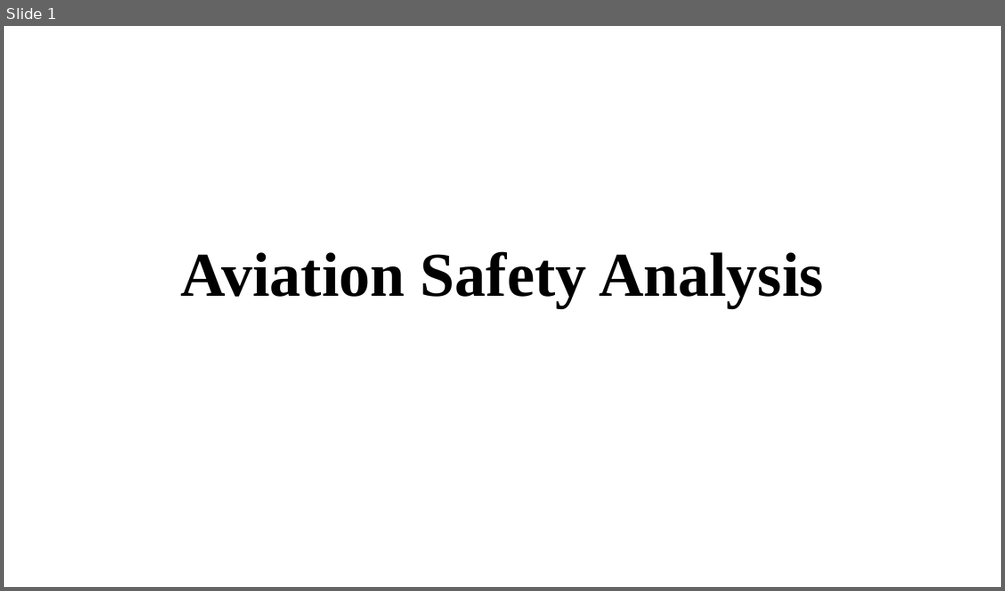
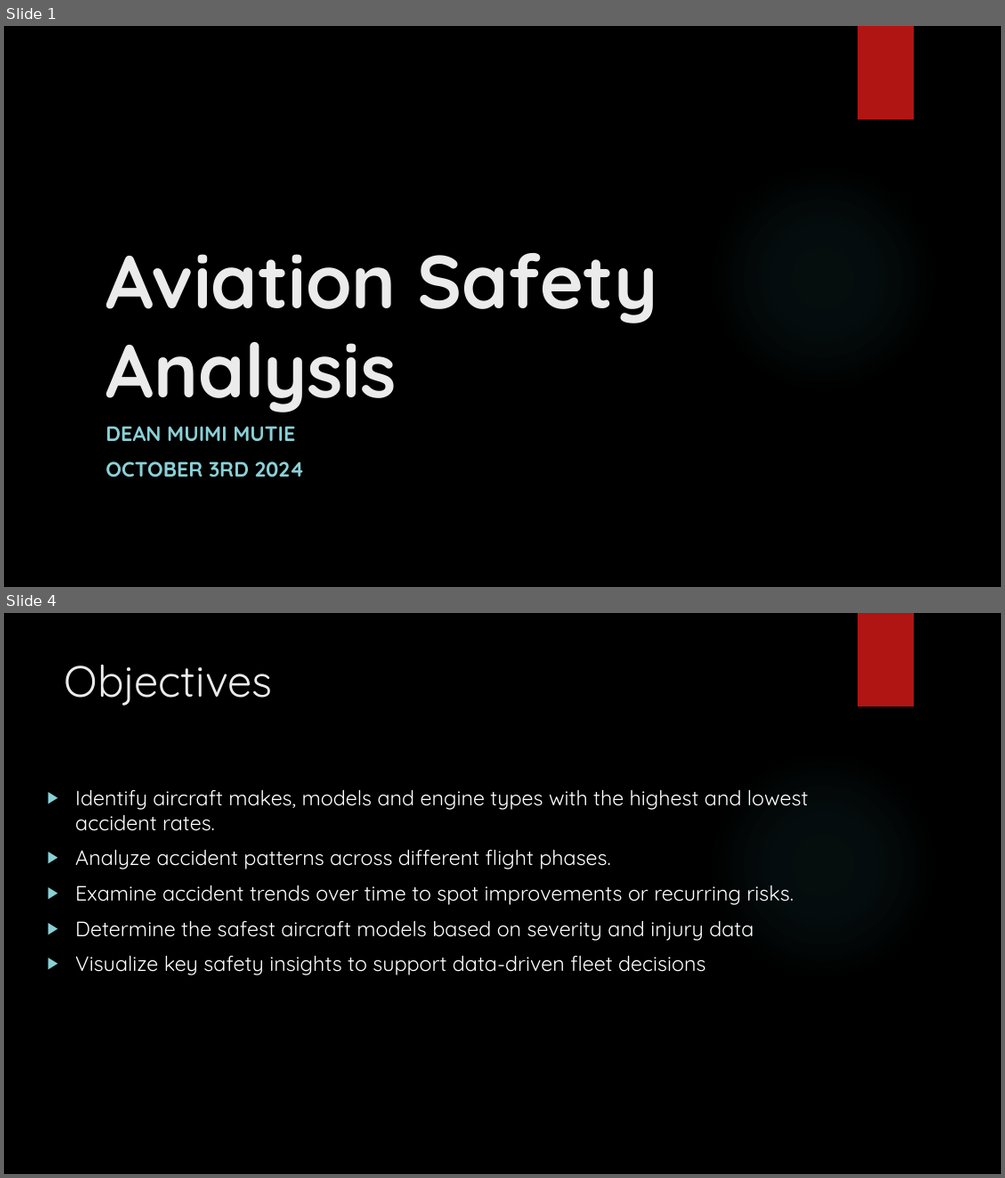
Before and after one commit to muimidean/aviation_safety_analysis, a slide deck: Aviation_Safety_Analysis_Presentation.pptx. Shown one above the other, each under a label of ours: slide 1 before the commit, slides 1 and 4 after it; the slides between them are not shown. The pictures are 1005x591 and 1005x1178 pixels, drawn with LibreOffice and Linux fonts; fonts in the diff are those of the drawing; background and template pictures are left out. Boxes give left, top, right and bottom in pixels: in the first picture for what was removed or moved away, otherwise in the second. Text is boxed around its words. In the diff, an @@ line names an element or a change of style, - is before the commit and + after.

```diff
--- a/Aviation_Safety_Analysis_Presentation.pptx
+++ b/Aviation_Safety_Analysis_Presentation.pptx
@@ slide 4 added at (4,613,1001,1174), background picture (left out); not listed: 2 template elements that a slide beside it also shows @@
@@ title added at (65,665,273,706), 42 pt, text #EBEBEB @@
+Objectives
@@ text added at (75,789,808,975), 20 pt, text #FFFFFF @@
+▶ Identify aircraft makes, models and engine types with the highest and lowest accident rates.
+▶ Analyze accident patterns across different flight phases.
+▶ Examine accident trends over time to spot improvements or recurring risks.
+▶ Determine the safest aircraft models based on severity and injury data
+▶ Visualize key safety insights to support data-driven fleet decisions
@@ slide 1 changed as well @@
@@ background #FFFFFF to picture (left out) @@
@@ rectangle added at (858,26,914,119), fill #B01513 @@
@@ title "Aviation Safety Analysis": place and size @@
-title "Aviation Safety Analysis" at (181,251,824,308)
+title "Aviation Safety Analysis" at (105,253,658,412)
@@ title "Aviation Safety Analysis" at (105,253,658,412): size 60 to 72 pt, font Times New Roman to Quicksand, text colour #000000 to #EBEBEB; alignment centre to left; line spacing 0.9 to 1 @@
@@ ellipse added at (708,163,938,394), fill gradient #50B9C1 @@
@@ subtitle added at (105,426,305,477), 20 pt, text #8AD0D6, bold @@
+DEAN MUIMI MUTIE
+OCTOBER 3RD 2024
```
Also in this commit, not shown: 2 other slides changed, 8 other slides added, 2 slides removed.
